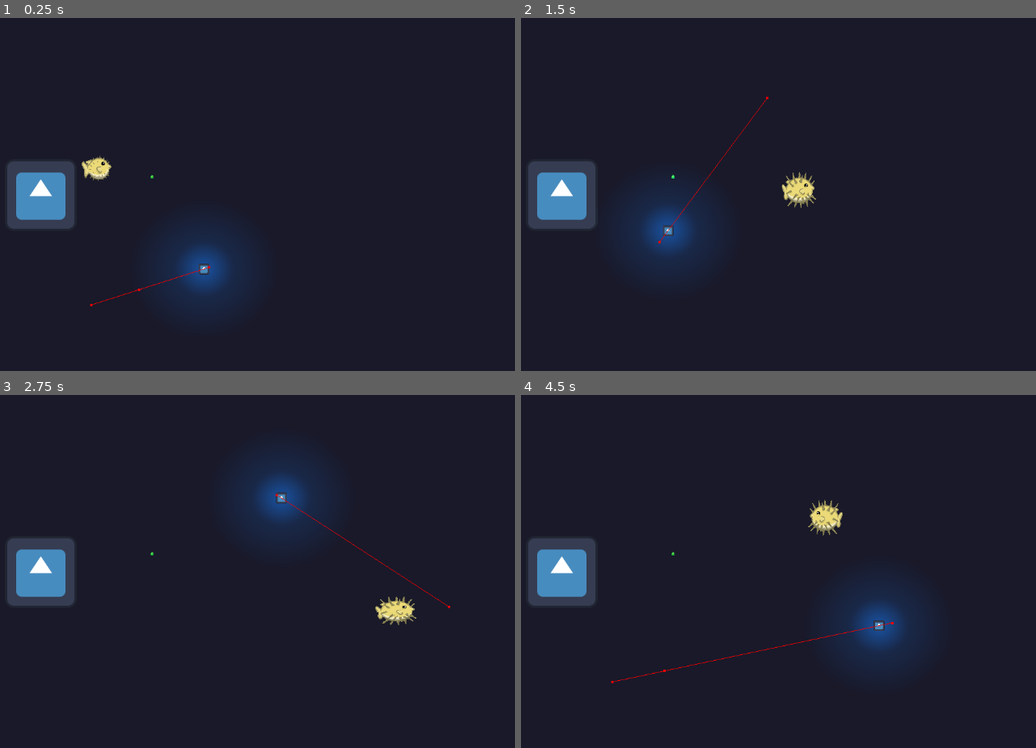
Above: before the commit, frames 1-4 (two rows, left to right).
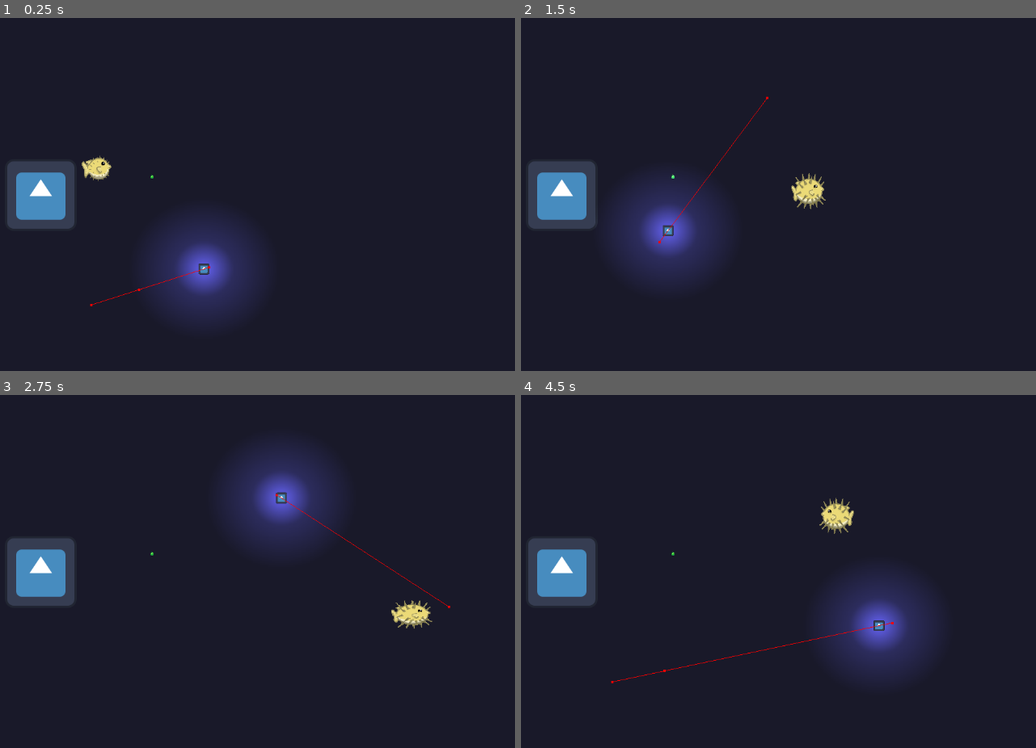
Above: after the commit, the same moments.

Repository: Chestrade/pixel-jam-2024
Game: Godot game, scene res://Scenes/Test Levels/AnglerFish Gym.tscn
Two runs of this game, one before a commit and one after it. Both use one fixed random seed, a clock stepped at 60 frames per second and the inputs below. The engine's default icon, where the game draws it, is replaced by a stand-in: a white triangle on a blue panel in a dark square.
Inputs:
- Up to frame 1 (0.25 s): no input
- Up to frame 2 (1.5 s): hold Right (swim_right) 0.53-1.28 s; hold Shift (dash) 0.53-1.28 s; hold Down (swim_down) from 1.28 s (still down); tap Space (inflate) at 1.35 s
- Up to frame 3 (2.75 s): release Down (swim_down) at 2.03 s; hold Right (swim_right) from 2.03 s (still down); hold Shift (dash) from 2.03 s (still down)
- Up to frame 4 (4.5 s): release Right (swim_right) at 2.78 s; release Shift (dash) at 2.78 s; hold W (swim_up) 2.78-3.53 s; tap Space (inflate) at 2.85, 4.35 s; hold Shift (dash) 3.53-4.28 s; hold Left (swim_left) from 3.53 s (still down)

The runs differ from the first frame. In frame 1, 1.2% of the frame differs, in the area x 34-45%, y 63-79%; in frame 2, 1.6%; in frame 3, 1.7%, in the area x 49-84%, y 21-67%; in frame 4, 1.7%.
Error after the commit: Out of bounds get index '0' (on base: 'Array[Color]') (res://Scripts/angler_fish.gd:35)

Commit message:
Fixed inertia bug where it was not working after adding dash

Diff:
--- a/Characters/angler_fish.tscn
+++ b/Characters/angler_fish.tscn
@@ -27,8 +27,6 @@
 motion_mode = 1
 script = ExtResource("1_kr2uu")
 nav_agent = NodePath("Navigation/NavigationAgent2D")
-healthColors = Array[Color]([Color(0, 0.788235, 0.6, 1), Color(1, 0.966667, 0, 1), Color(0.94, 0.548333, 0, 1), Color(1, 0, 0, 1)])
-health = 99.92
 
 [node name="PointLight2D" type="PointLight2D" parent="."]
 scale = Vector2(4.30062, 4.0345)
--- a/Characters/player_blowfish.tscn
+++ b/Characters/player_blowfish.tscn
@@ -1,7 +1,7 @@
 [gd_scene load_steps=7 format=3 uid="uid://ck4tc0l1gf463"]
 
 [ext_resource type="Script" path="res://Scripts/player_blowfish.gd" id="1_654n7"]
-[ext_resource type="Texture2D" uid="uid://c4jfw30osa1hr" path="res://Art/angler.png" id="2_kml3h"]
+[ext_resource type="Texture2D" uid="uid://c4jfw30osa1hr" path="res://Art/blowfish.png" id="2_kml3h"]
 [ext_resource type="Texture2D" uid="uid://ukumuf5r04xv" path="res://Art/puffed_up_2.png" id="2_nuj23"]
 
 [sub_resource type="SpriteFrames" id="SpriteFrames_wyglf"]
--- a/Scenes/Test Levels/AnglerFish Gym.tscn
+++ b/Scenes/Test Levels/AnglerFish Gym.tscn
@@ -38,7 +38,8 @@
 position = Vector2(581, 428)
 wall_min_slide_angle = 3.14159
 markers = [NodePath("../Markers/Marker2D"), NodePath("../Markers/Marker2D2"), NodePath("../Markers/Marker2D3"), NodePath("../Markers/Marker2D4")]
-health = 0.0
+healthColors = Array[Color]([])
+health = null
 
 [node name="Player" parent="." instance=ExtResource("2_adlbc")]
 visibility_layer = 2
--- a/Scripts/player_blowfish.gd
+++ b/Scripts/player_blowfish.gd
@@ -27,14 +27,18 @@
 			velocity.x = -DASH_SPEED
 		else:
 			velocity.x = DASH_SPEED
+	elif velocity.length() > SWIM_SPEED:
+		velocity *= inertia
 	# Walk if not dashing
 	elif velocity.length() <= SWIM_SPEED:
 		$AnimatedSprite2D.scale.x = 1
 		$AnimatedSprite2D.scale.y = 1
-		velocity = SWIM_SPEED * chonkiness * direction.normalized()
 
 	# Slowly decrease velocity
-	velocity = velocity * inertia
+	if !is_move_input_received:
+		velocity *= inertia
+	elif velocity.length() <= SWIM_SPEED:
+		velocity = SWIM_SPEED * chonkiness * direction.normalized()
 
 	if is_sinking:
 		velocity.y = gravity * delta
Binary file added: Art/blowfish.png
Not shown, added: Art/blowfish.png.import
